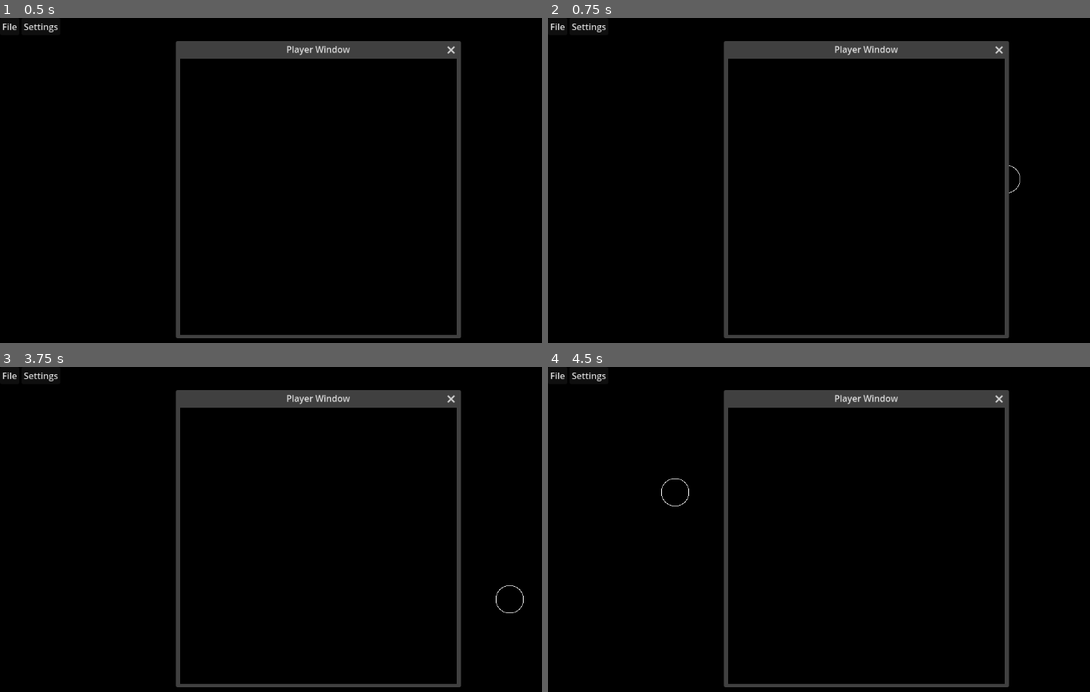
Above: before the commit, frames 1-4 (two rows, left to right).
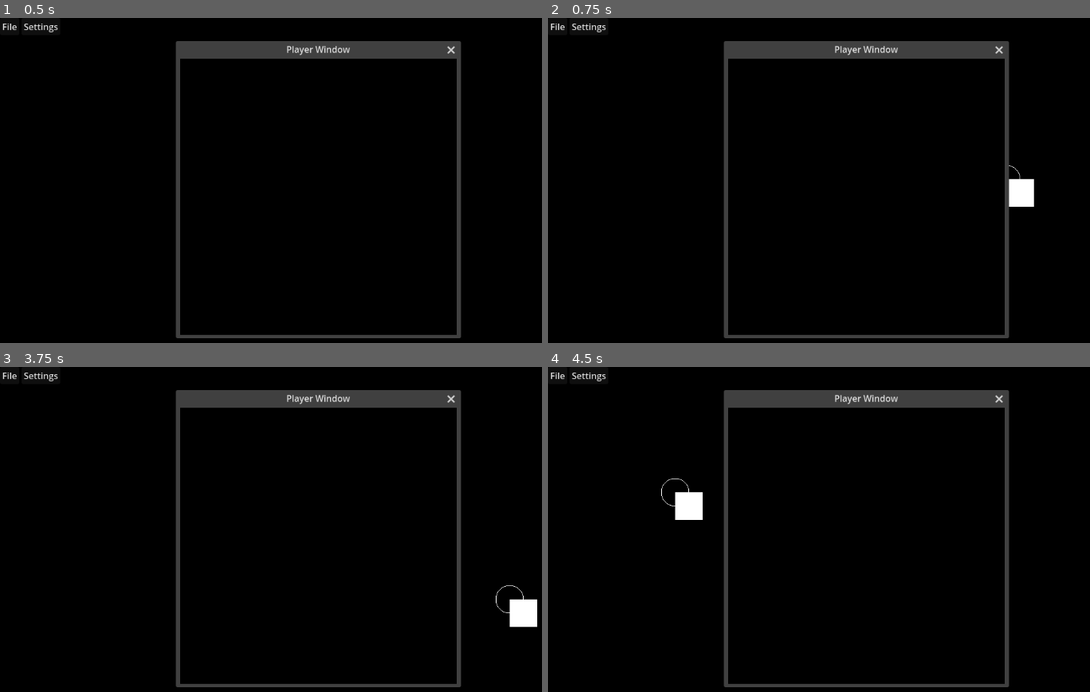
Above: after the commit, the same moments.

Repository: degus-jr/minifog
Game: Godot game, scene res://root.tscn
The game is run twice, just before and just after one commit, with the same random seed, the same clock (stepped at 60 frames per second) and the same inputs.
Inputs (mouse positions are in pixels of both pictures, inside the frame that each line leads up to):
- Up to frame 1 (0.5 s): no input
- Up to frame 2 (0.75 s): tap Enter at 0.5 s; move the mouse to (1008, 180) at 0.52 s; hold Shift (mod) from 0.53 s (still down); click (1008, 180) at 0.67 s
- Up to frame 3 (3.75 s): tap Space at 1.25, 2.75 s; move the mouse to (189, 565) at 1.27 s; release Shift (mod) at 1.28 s; tap Mouse wheel up (zoom_in) at 1.35 s; click (189, 565) at 1.42 s; tap Enter at 2, 3.5 s; move the mouse to (379, 467) at 2.02 s; hold Mouse wheel down (zoom_out) 2.03-2.78 s; click (379, 467) at 2.17 s; move the mouse to (287, 617) at 2.77 s; tap C at 2.85 s; click (287, 617) at 2.92 s; move the mouse to (509, 601) at 3.52 s; tap T at 3.6 s; click (509, 601) at 3.67 s
- Up to frame 4 (4.5 s): tap Space at 4.25 s; move the mouse to (678, 493) at 4.27 s; tap P at 4.35 s; click (678, 493) at 4.42 s

Frame 1 is identical in both runs. In frame 2, 0.4% of the frame differs, in the area x 85-90%, y 46-59%; in frame 3, 0.5%, in the area x 91-100%, y 67-81%; in frame 4, 0.4%.

Commit message:
Update it more basically

Diff:
--- a/root.gd
+++ b/root.gd
@@ -205,8 +205,17 @@
 	else:
 		circle_color = Color.WHITE
 
-	draw_arc(get_global_mouse_position(), brush_size * 0.5, 0.0, 2 * 3.141592, 100, circle_color, 1)
-	draw_circle(get_global_mouse_position(), brush_size * 0.5, circle_color, false, 1)
+	draw_circle(get_global_mouse_position(), brush_size * 0.5, circle_color, false, -1)
+	draw_rect(Rect2(get_global_mouse_position(), Vector2(brush_size, brush_size)), circle_color)
+	# var posx = get_global_mouse_position().x
+	# var posy = get_global_mouse_position().y
+	# var points = [
+	# 	[posx, posy],
+	# 	[posx + brush_size, posy + brush_size],
+	# 	[posx + brush_size, posy - brush_size],
+	# 	[posx - brush_size, posy - brush_size],
+	# 	]
+	# draw_polyline(points, Color.BLACK, 3, true)
 
 func update_fog_texture(color):
 	var fog_image_texture
--- a/root.tscn
+++ b/root.tscn
@@ -14,7 +14,7 @@
 shader = ExtResource("3_ytxac")
 
 [node name="Root" type="Control"]
-z_index = 3
+z_index = 6
 layout_mode = 3
 anchors_preset = 0
 script = ExtResource("1_pfv6b")
